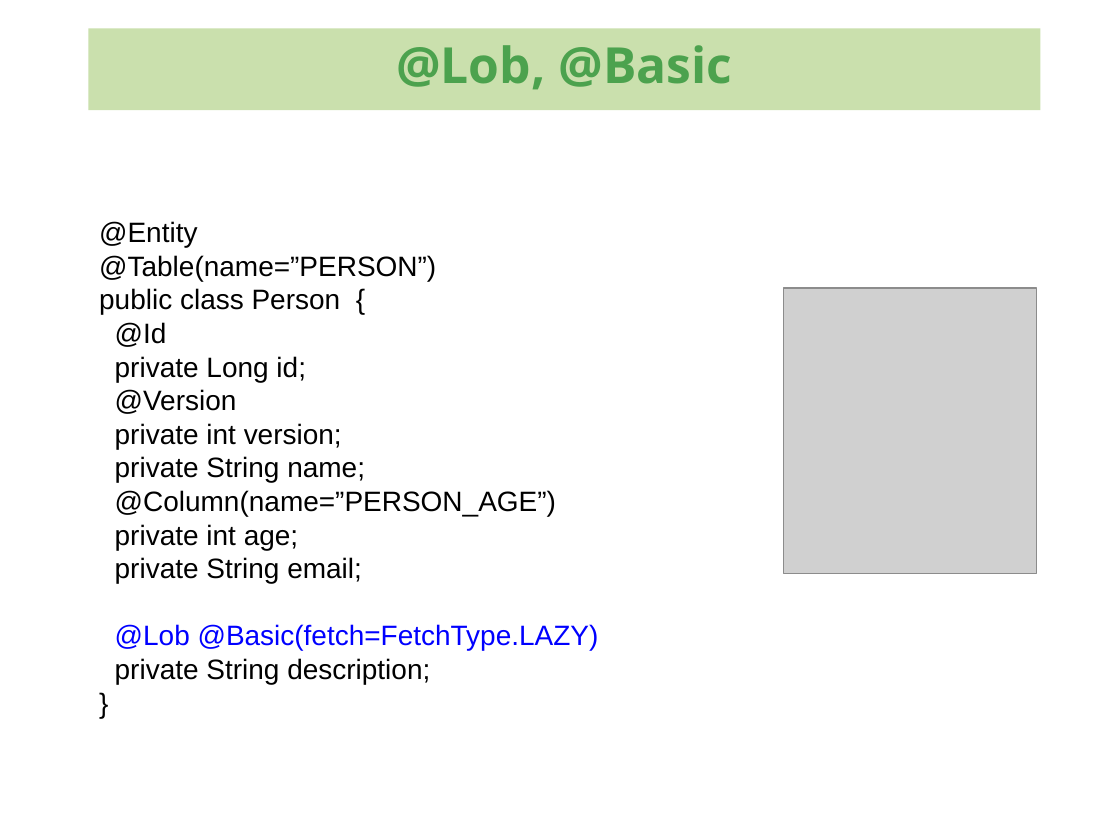
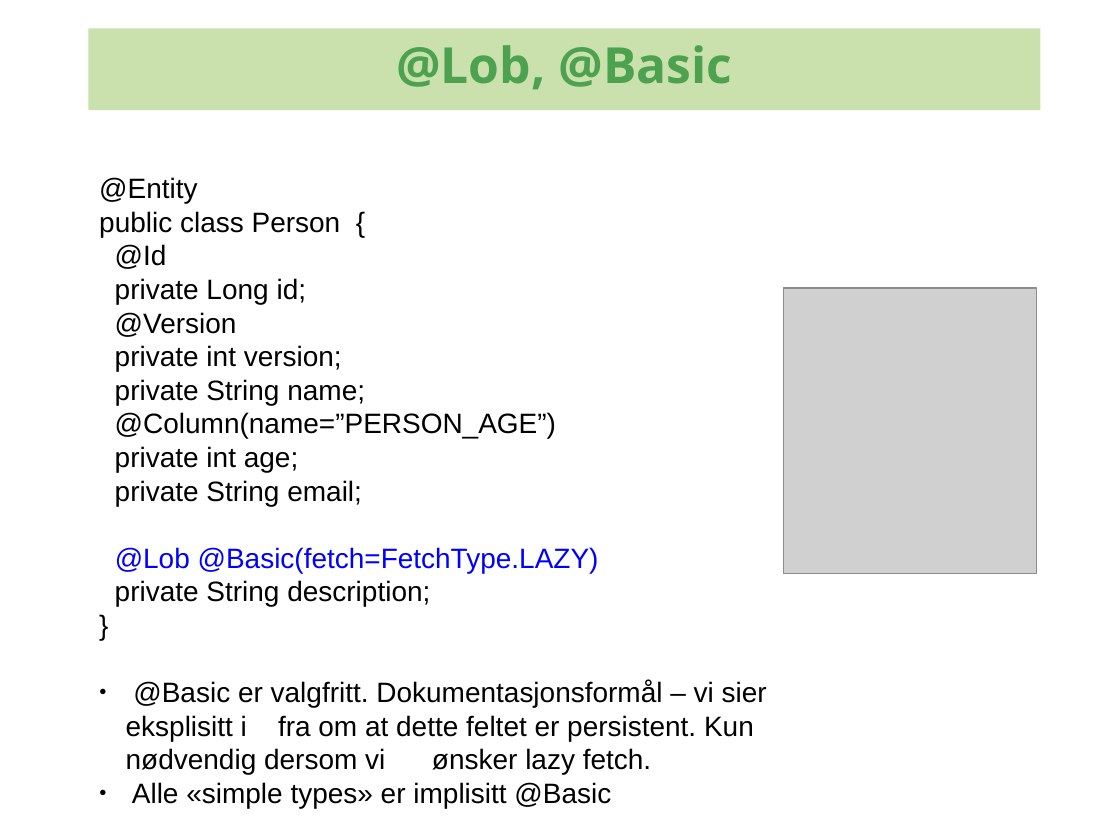
Before and after one commit to kenglxn/seam-maven-refimpl, a slide deck: slide 16 of sandbox/loo/jpa-continued/jpa-continued.odp. Drawn at 1120x840 pixels with LibreOffice and Linux fonts; fonts in the diff are those of the drawing; grey boxes stand for pictures; background and template pictures are left out. Boxes give left, top, right and bottom in pixels: in the first picture for what was removed or moved away, otherwise in the second. Text is boxed around its words. In the diff, an @@ line names an element or a change of style, - is before the commit and + after.

```diff
--- a/sandbox/loo/jpa-continued/jpa-continued.odp
+++ b/sandbox/loo/jpa-continued/jpa-continued.odp
@@ text "@Entity": place and size @@
-text "@Entity" at [99, 221, 599, 684]
+text "@Entity" at [99, 177, 767, 808]
@@ text at [99, 255, 436, 281]: paragraph removed @@
-@Table(name=”PERSON”)
@@ text at [126, 680, 767, 808]: paragraphs added @@
+● @Basic er valgfritt. Dokumentasjonsformål – vi sier eksplisitt i fra om at dette feltet er persistent. Kun nødvendig dersom vi ønsker lazy fetch.
+● Alle «simple types» er implisitt @Basic
```
Also in this commit, not shown: 11 other slides changed, 4 slides added.
